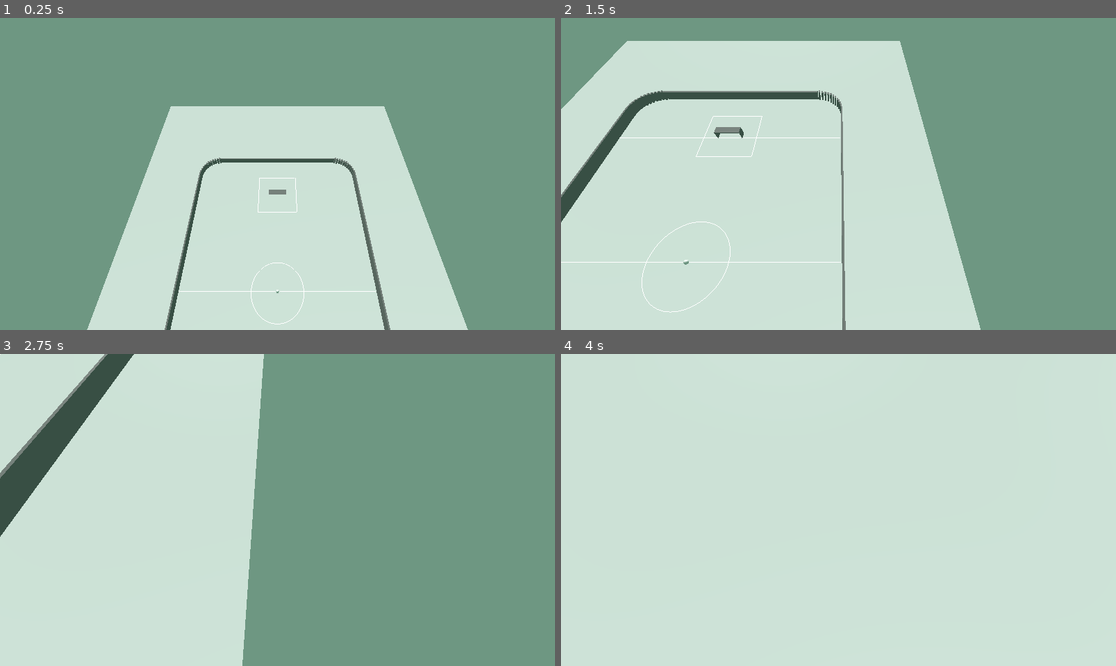
Above: before the commit, frames 1-4 (two rows, left to right).
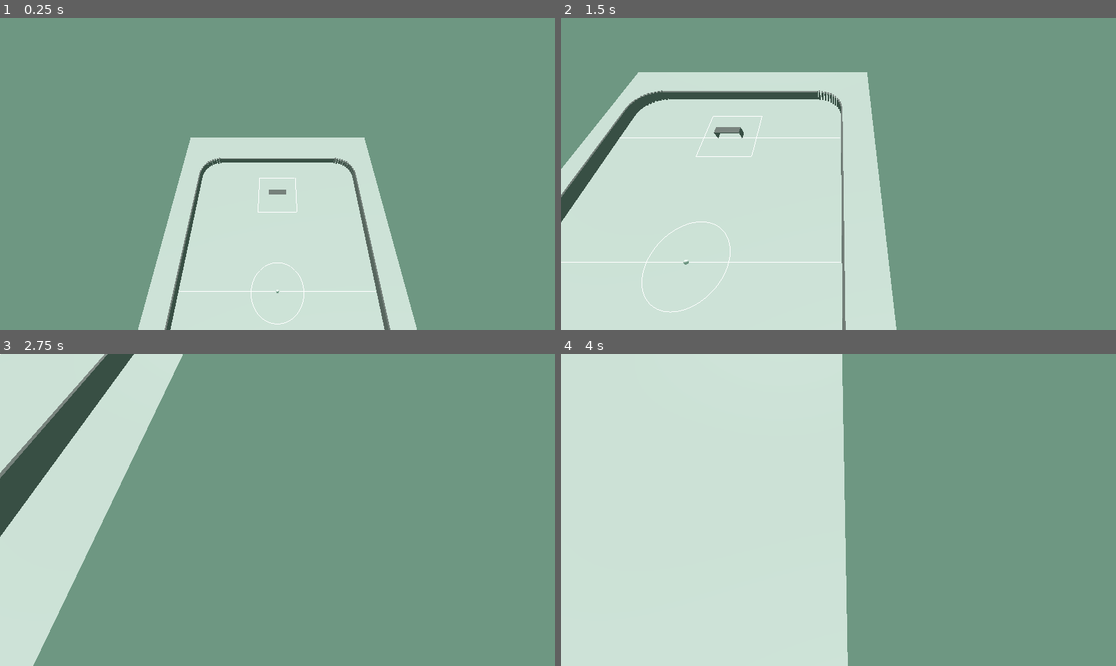
Above: after the commit, the same moments.

Repository: AlyssaSmt/Godot-kicker
Game: Godot game, scene res://main/main.tscn
Two runs of this game, one before a commit and one after it. Both use one fixed random seed, a clock stepped at 60 frames per second and the inputs below.
Inputs (mouse positions are in pixels of both pictures, inside the frame that each line leads up to):
- Up to frame 1 (0.25 s): no input
- Up to frame 2 (1.5 s): tap Enter at 0.5 s; move the mouse to (960, 158) at 0.52 s; hold D (move_right) 0.53-1.28 s; hold Shift (shift) 0.53-1.28 s; click (960, 158) at 0.67 s; tap Space (jump) at 0.77 s; move the mouse to (727, 189) at 1.27 s; hold S (move_backward) from 1.28 s (still down); tap Shift (shift) at 1.35 s
- Up to frame 3 (2.75 s): tap Space (jump) at 1.52 s; move the mouse to (333, 441) at 2.02 s; release S (move_backward) at 2.03 s; hold D (move_right) from 2.03 s (still down); hold Shift (shift) from 2.03 s (still down)
- Up to frame 4 (4 s): move the mouse to (810, 572) at 2.77 s; release D (move_right) at 2.78 s; release Shift (shift) at 2.78 s; hold W (move_forward) 2.78-3.53 s; tap Shift (shift) at 2.85 s; click (810, 572) at 2.92 s; tap Space (jump) at 3.02, 3.5, 3.77 s; move the mouse to (1005, 556) at 3.52 s; hold A (move_left) from 3.53 s (still down); hold Shift (shift) from 3.53 s (still down)

The runs differ from the first frame. In frame 1, 13% of the frame differs, in the area x 15-85%, y 28-100%; in frame 2, 16%; in frame 3, 26%; in frame 4, 49%, in the area x 50-100%, y 0-100%.

Commit message:
Adjust terrain mesh subdivision for enhanced detail; implement goal zone restrictions in terrain deformation

Diff:
--- a/Procedural Generation/TerrainGeneration.gd
+++ b/Procedural Generation/TerrainGeneration.gd
@@ -38,8 +38,8 @@
 	# Basismesh
 	var plane := PlaneMesh.new()
 	plane.size = Vector2(size_width, size_depth)
-	plane.subdivide_depth = 20
-	plane.subdivide_width = 10
+	plane.subdivide_depth = 22
+	plane.subdivide_width = 14
 
 	var st := SurfaceTool.new()
 	st.create_from(plane, 0)
@@ -127,22 +127,22 @@
 			unique.append(v)
 
 	for vid in unique:
-		var vert: Vector3 = data.get_vertex(vid)
-
-		# Bearbeitung nur INNEN im Spielfeld
-		if not _is_inside_field(vert.x, vert.z):
+		var vert := data.get_vertex(vid)
+
+		# ⛔ 16-METER-BEREICH SPERREN
+		if _is_in_goal_zone(vert.x, vert.z):
 			continue
 
+		# Normale Terrain-Bewegung
 		var base := delta
 		var n := noise.get_noise_2d(vert.x * 0.2, vert.z * 0.2)
 		var offset := n * absf(delta) * 3.0
 
 		vert.y += base + offset
-
-		# Begrenzung der Höhe
 		vert.y = clamp(vert.y, min_height, max_height)
 
 		data.set_vertex(vid, vert)
+
 
 
 
@@ -288,3 +288,19 @@
 	emit_signal("terrain_changed")
 
 	print("Spielfeld wurde zurückgesetzt!")
+
+
+func _is_in_goal_zone(x: float, z: float) -> bool:
+	var half_zone_w := 16.0 / 2.0     # 16m Breite
+	var depth := 16.0                 # 16m Tiefe
+	var goal_z := 28.0                # Torlinie in deinem Spiel
+
+	# Obere Seite
+	if x > -half_zone_w and x < half_zone_w and z < -goal_z and z > -goal_z - depth:
+		return true
+
+	# Untere Seite
+	if x > -half_zone_w and x < half_zone_w and z > goal_z and z < goal_z + depth:
+		return true
+
+	return false
--- a/main/main.tscn
+++ b/main/main.tscn
@@ -21,8 +21,6 @@
 
 [node name="TerrainGeneration" type="Node3D" parent="."]
 script = ExtResource("2_bsumw")
-size_width = 120
-size_depth = 180
 noise = SubResource("FastNoiseLite_ig7tw")
 
 [node name="TerrainEditor" type="Node3D" parent="." node_paths=PackedStringArray("terrain")]
